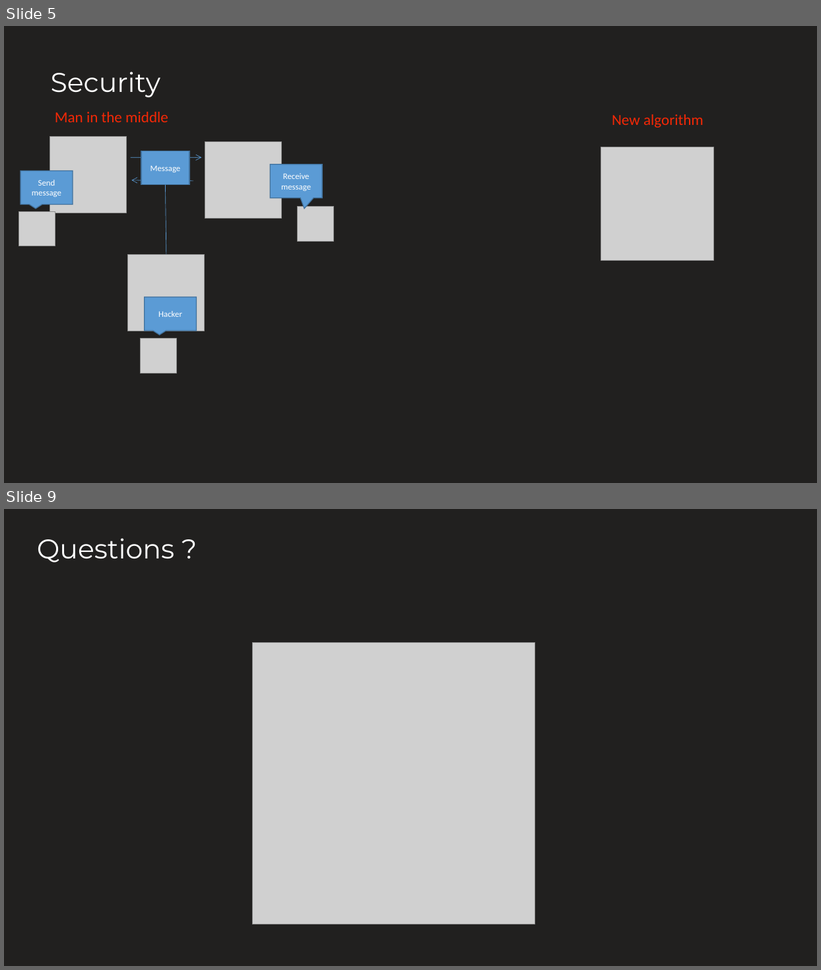
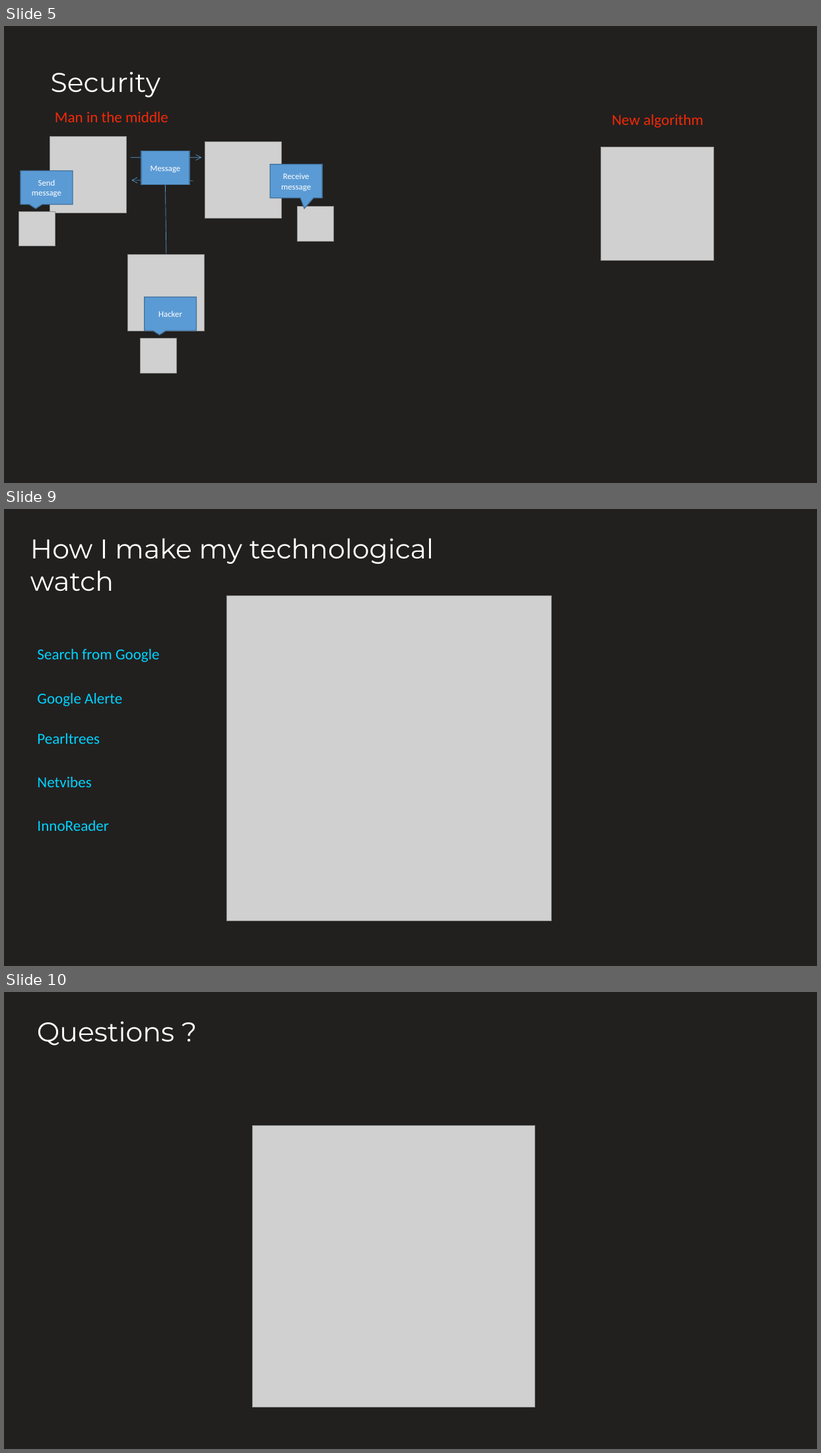
Before and after one commit to kevinalonso/Oral, a slide deck: Présentation1.ppt. Shown one above the other, each under a label of ours: slides 5 and 9 before the commit, slides 5, 9 and 10 after it; the slides between them are not shown. The pictures are 821x970 and 821x1453 pixels, drawn with LibreOffice and Linux fonts; fonts in the diff are those of the drawing; grey boxes stand for pictures. Boxes give left, top, right and bottom in pixels: in the first picture for what was removed or moved away, otherwise in the second. Text is boxed around its words. In the diff, an @@ line names an element or a change of style, - is before the commit and + after.

```diff
--- a/Présentation1.ppt
+++ b/Présentation1.ppt
@@ slide 9 added at (x1=4, y1=509, x2=817, y2=966), background #21201F @@
@@ text added at (x1=30, y1=538, x2=434, y2=591), 32 pt, text #FFFFFF @@
+How I make my technological watch
@@ picture added at (x1=226, y1=595, x2=551, y2=920) @@
@@ text added at (x1=37, y1=649, x2=159, y2=662), 18 pt, text #00D2FF @@
+Search from Google
@@ text added at (x1=37, y1=693, x2=122, y2=706), 18 pt, text #00D2FF @@
+Google Alerte
@@ text added at (x1=37, y1=733, x2=100, y2=744), 18 pt, text #00D2FF @@
+Pearltrees
@@ text added at (x1=37, y1=777, x2=91, y2=788), 18 pt, text #00D2FF @@
+Netvibes
@@ text added at (x1=37, y1=821, x2=108, y2=831), 18 pt, text #00D2FF @@
+InnoReader
@@ what was slide 9 is now slide 10 @@
```
Also in this commit, not shown: 3 slides changed, 2 other slides added, 2 slides removed, 7 other files.
